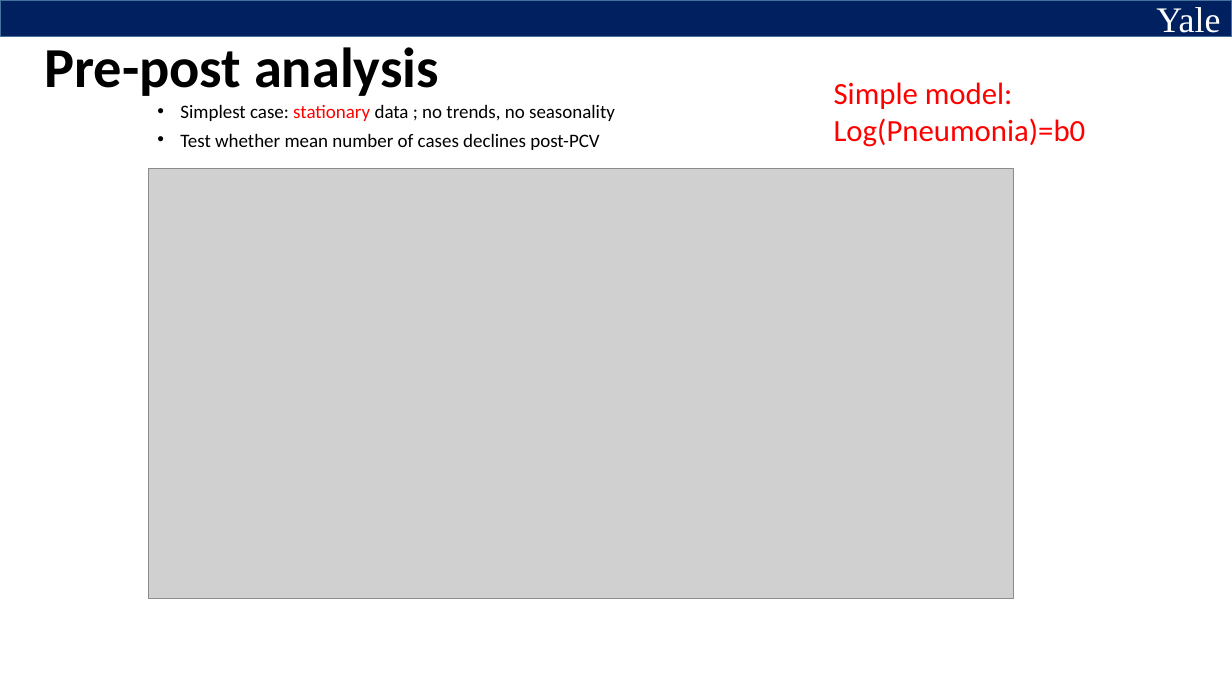
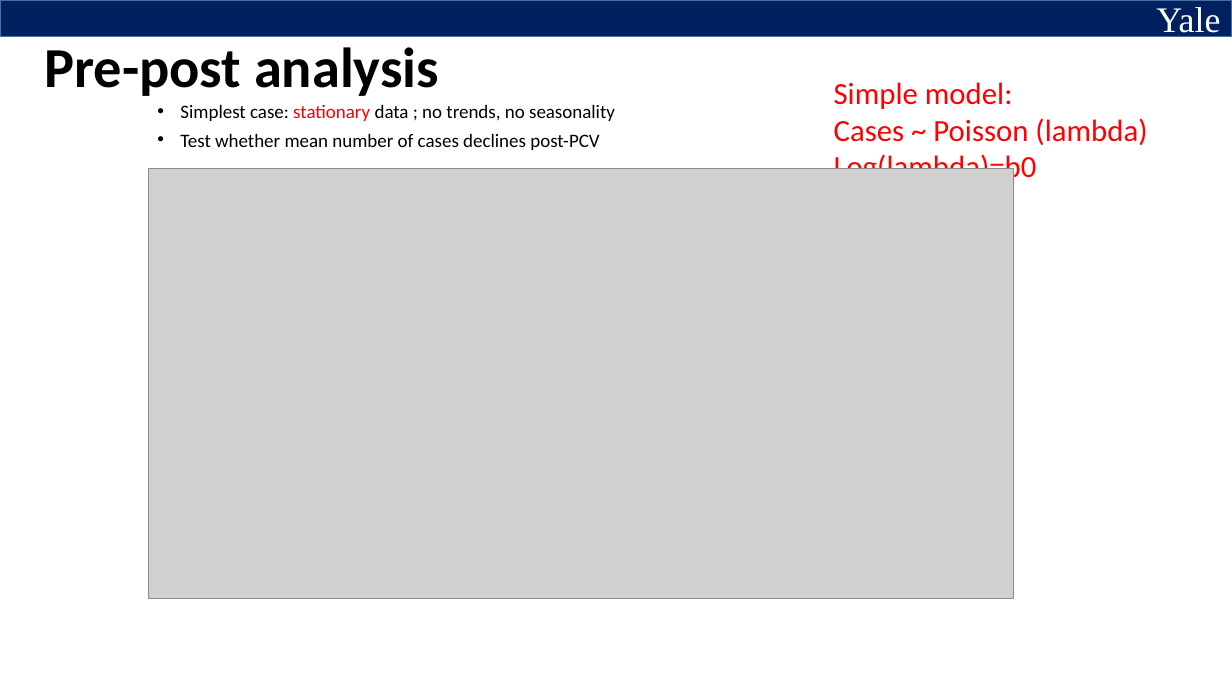
Before and after one commit to YalePublicHealthSurveillance/YaleIntroPublicHealthSurveillance.github.io, a slide deck: slide 8 of Slides/Slides for Video 3.pptx (slide 5 before the commit). Drawn at 1232x693 pixels with LibreOffice and Linux fonts; fonts in the diff are those of the drawing; grey boxes stand for pictures. Boxes give left, top, right and bottom in pixels: in the first picture for what was removed or moved away, otherwise in the second. Text is boxed around its words. In the diff, an @@ line names an element or a change of style, - is before the commit and + after.

```diff
--- a/Slides/Slides for Video 3.pptx
+++ b/Slides/Slides for Video 3.pptx
@@ text at [834,118,1147,186]: text changed @@
-Log(Pneumonia)=b0
+Cases ~ Poisson (lambda)
+Log(lambda)=b0
```
Also in this commit, not shown: 8 other slides changed, 9 slides added, 1 slide removed, 1 other file.
